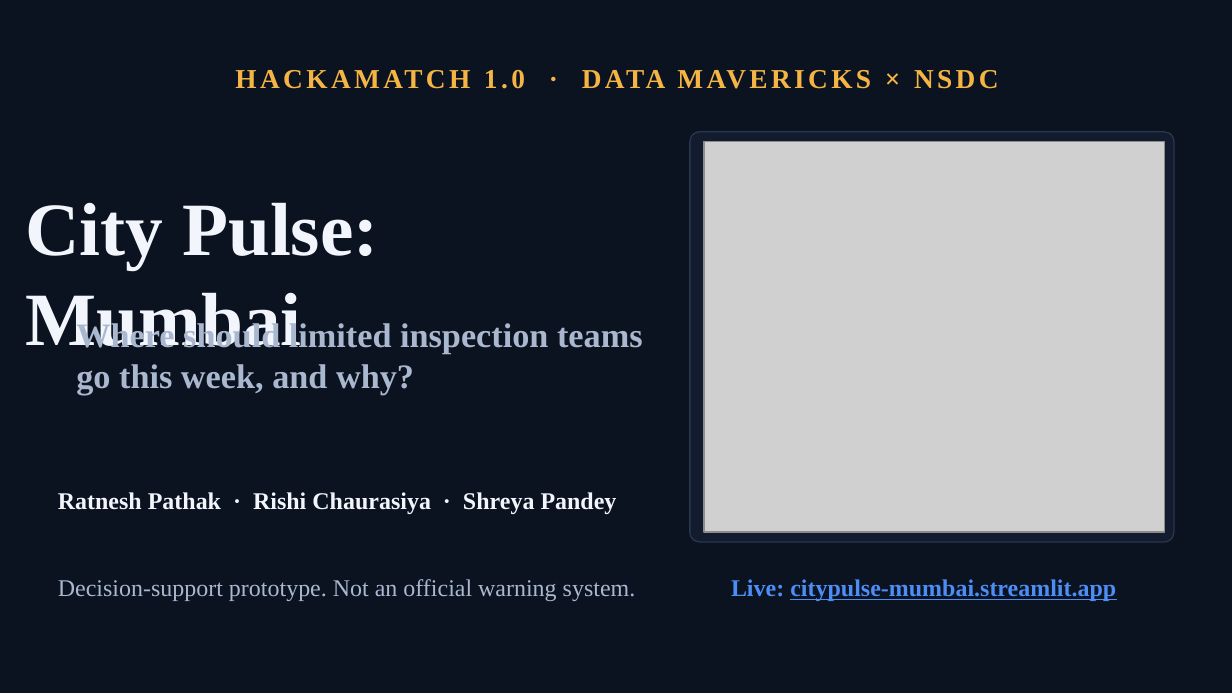
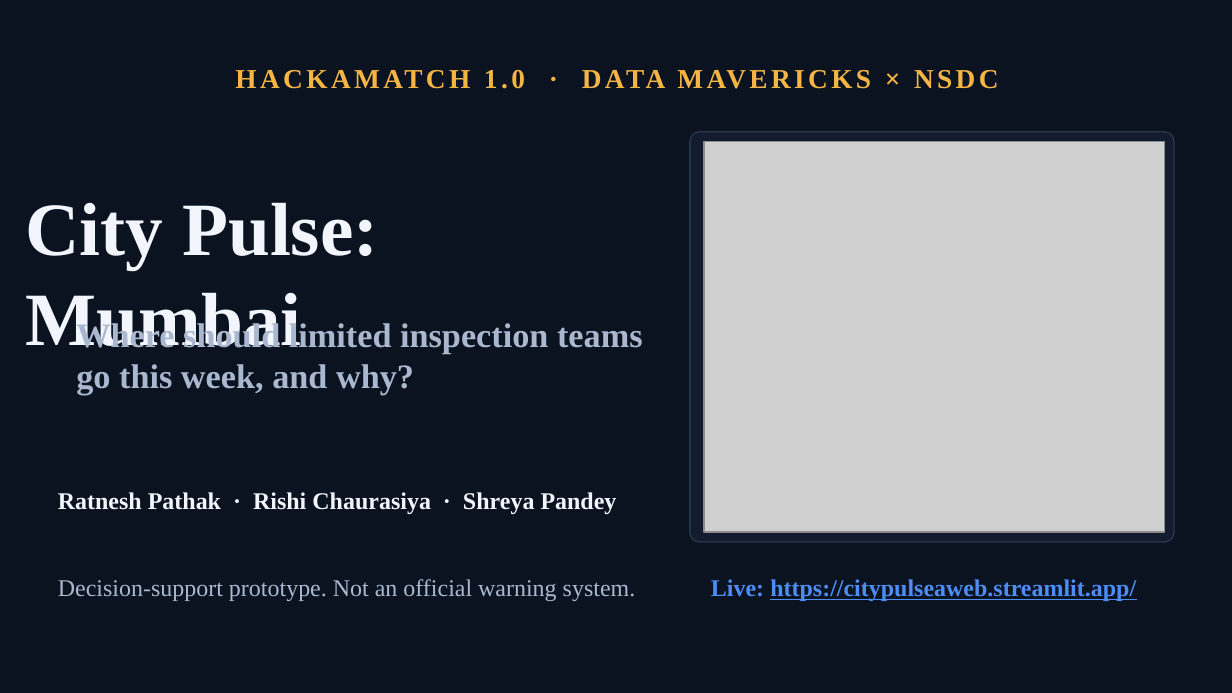
Before and after one commit to RatneshPathak/citypulse, a slide deck: slide 1 of reports/slides/output/CityPulse_finalist_deck.pptx. Drawn at 1232x693 pixels with LibreOffice and Linux fonts; fonts in the diff are those of the drawing; grey boxes stand for pictures. Boxes give left, top, right and bottom in pixels: in the first picture for what was removed or moved away, otherwise in the second. Text is boxed around its words. In the diff, an @@ line names an element or a change of style, - is before the commit and + after.

```diff
--- a/reports/slides/output/CityPulse_finalist_deck.pptx
+++ b/reports/slides/output/CityPulse_finalist_deck.pptx
@@ text at [711, 579, 1136, 601]: text changed @@
-Live: citypulse-mumbai.streamlit.app
+Live: https://citypulseaweb.streamlit.app/
```
Also in this commit, not shown: 1 other slide changed.
